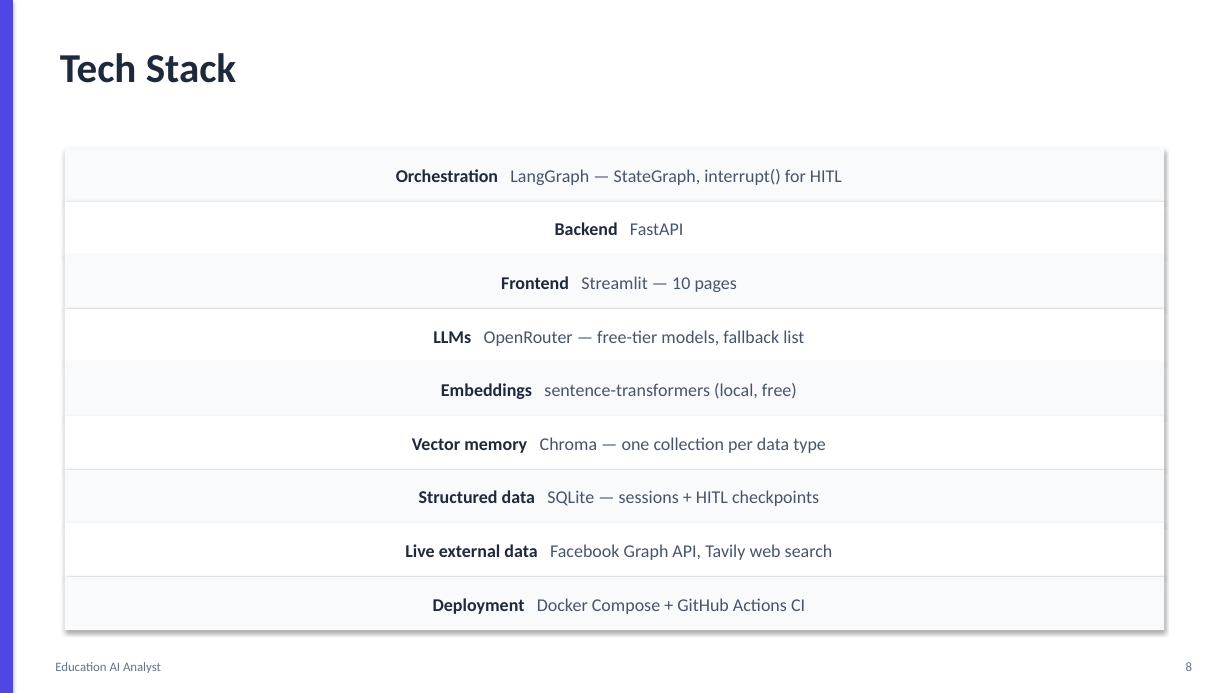
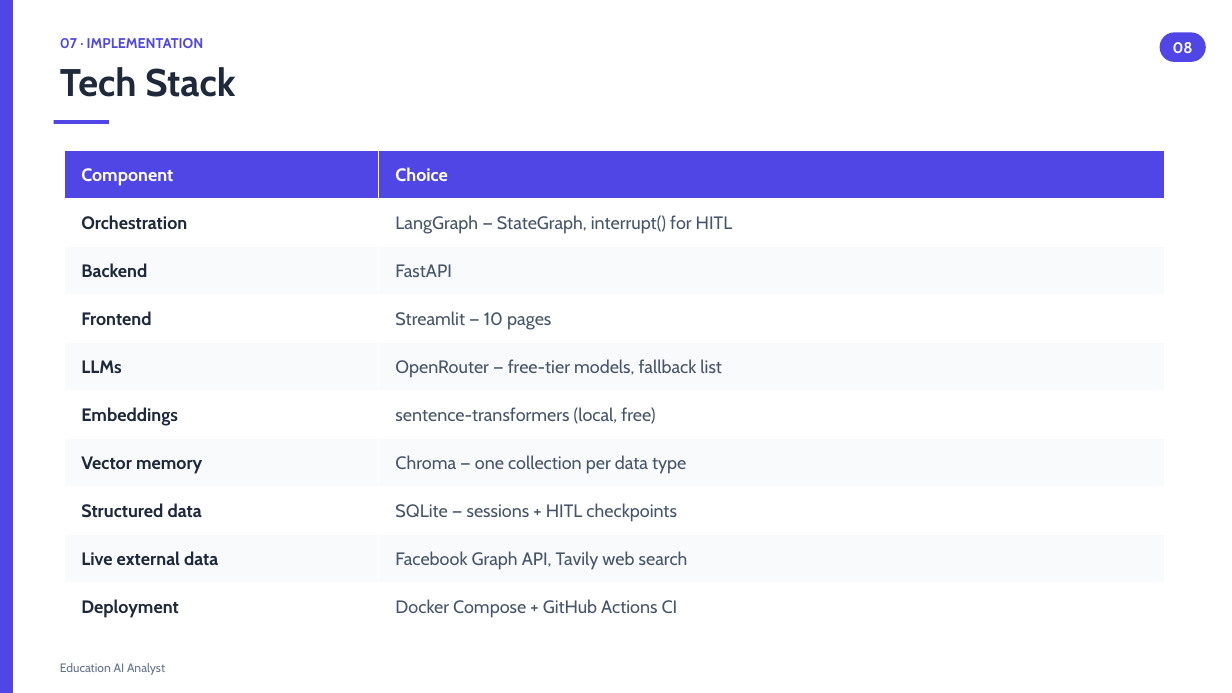
Before and after one commit to sumaiyaSultanaTarin/Education-AI-Analyst, a slide deck: slide 8 of docs/presentation-slides.pptx. Drawn at 1232x693 pixels with LibreOffice and Linux fonts; fonts in the diff are those of the drawing. Boxes give left, top, right and bottom in pixels: in the first picture for what was removed or moved away, otherwise in the second. Text is boxed around its words. In the diff, an @@ line names an element or a change of style, - is before the commit and + after.

```diff
--- a/docs/presentation-slides.pptx
+++ b/docs/presentation-slides.pptx
@@ rectangle at bbox=[0, 0, 13, 693]: shadow off @@
@@ text "Tech Stack": place and size @@
-text "Tech Stack" at bbox=[60, 53, 236, 83]
+text "Tech Stack" at bbox=[60, 67, 235, 97]
@@ text "Tech Stack" at bbox=[60, 67, 235, 97]: size 32 to 30 pt, font Calibri to Cabin @@
@@ text added at bbox=[60, 38, 204, 48], 11 pt, text #4F46E5, bold @@
+07 · IMPLEMENTATION
@@ rounded rectangle added at bbox=[1160, 32, 1206, 62], fill #4F46E5, 12 pt, text #FFFFFF, bold @@
+08
@@ rectangle added at bbox=[54, 120, 109, 124], fill #4F46E5 @@
@@ rectangle removed at bbox=[65, 148, 1165, 201] @@
-Orchestration LangGraph — StateGraph, interrupt() for HITL
@@ table added at bbox=[65, 151, 1165, 631], 10 rows, 2 columns @@
+Component | Choice
+Orchestration | LangGraph — StateGraph, interrupt() for HITL
+Backend | FastAPI
+Frontend | Streamlit — 10 pages
+LLMs | OpenRouter — free-tier models, fallback list
+Embeddings | sentence-transformers (local, free)
+Vector memory | Chroma — one collection per data type
+Structured data | SQLite — sessions + HITL checkpoints
+Live external data | Facebook Graph API, Tavily web search
+Deployment | Docker Compose + GitHub Actions CI
@@ rectangle removed at bbox=[65, 201, 1165, 255] @@
-Backend FastAPI
@@ rectangle removed at bbox=[65, 255, 1165, 309] @@
-Frontend Streamlit — 10 pages
@@ rectangle removed at bbox=[65, 309, 1165, 362] @@
-LLMs OpenRouter — free-tier models, fallback list
@@ rectangle removed at bbox=[65, 362, 1165, 416] @@
-Embeddings sentence-transformers (local, free)
@@ rectangle removed at bbox=[65, 416, 1165, 470] @@
-Vector memory Chroma — one collection per data type
@@ rectangle removed at bbox=[65, 470, 1165, 523] @@
-Structured data SQLite — sessions + HITL checkpoints
@@ rectangle removed at bbox=[65, 523, 1165, 577] @@
-Live external data Facebook Graph API, Tavily web search
@@ rectangle removed at bbox=[65, 577, 1165, 630] @@
-Deployment Docker Compose + GitHub Actions CI
@@ text "Education AI Analyst" at bbox=[60, 663, 165, 675]: size 10 to 9.5 pt, font Calibri to Cabin @@
@@ text removed at bbox=[1186, 662, 1192, 671] @@
-8
```
Also in this commit, not shown: 9 other slides changed.
